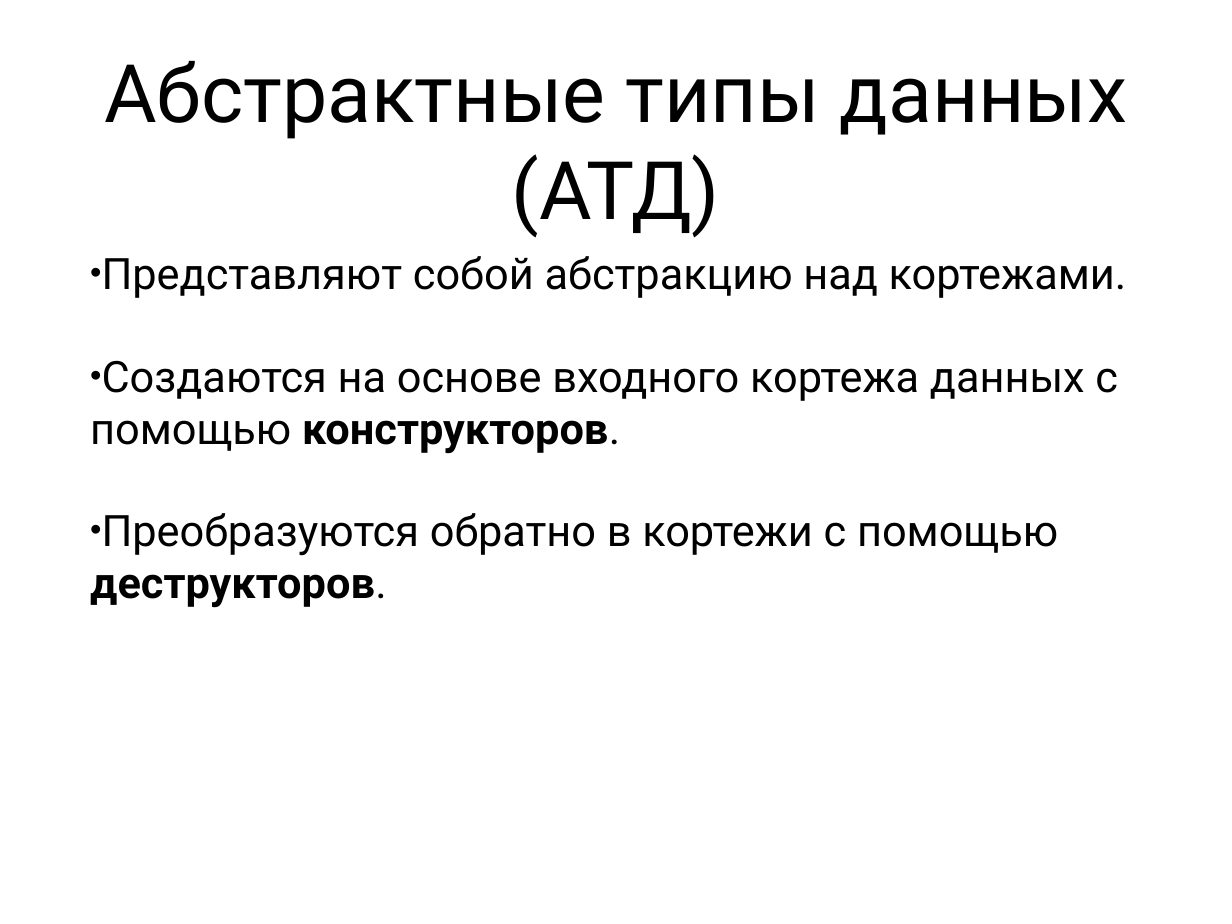
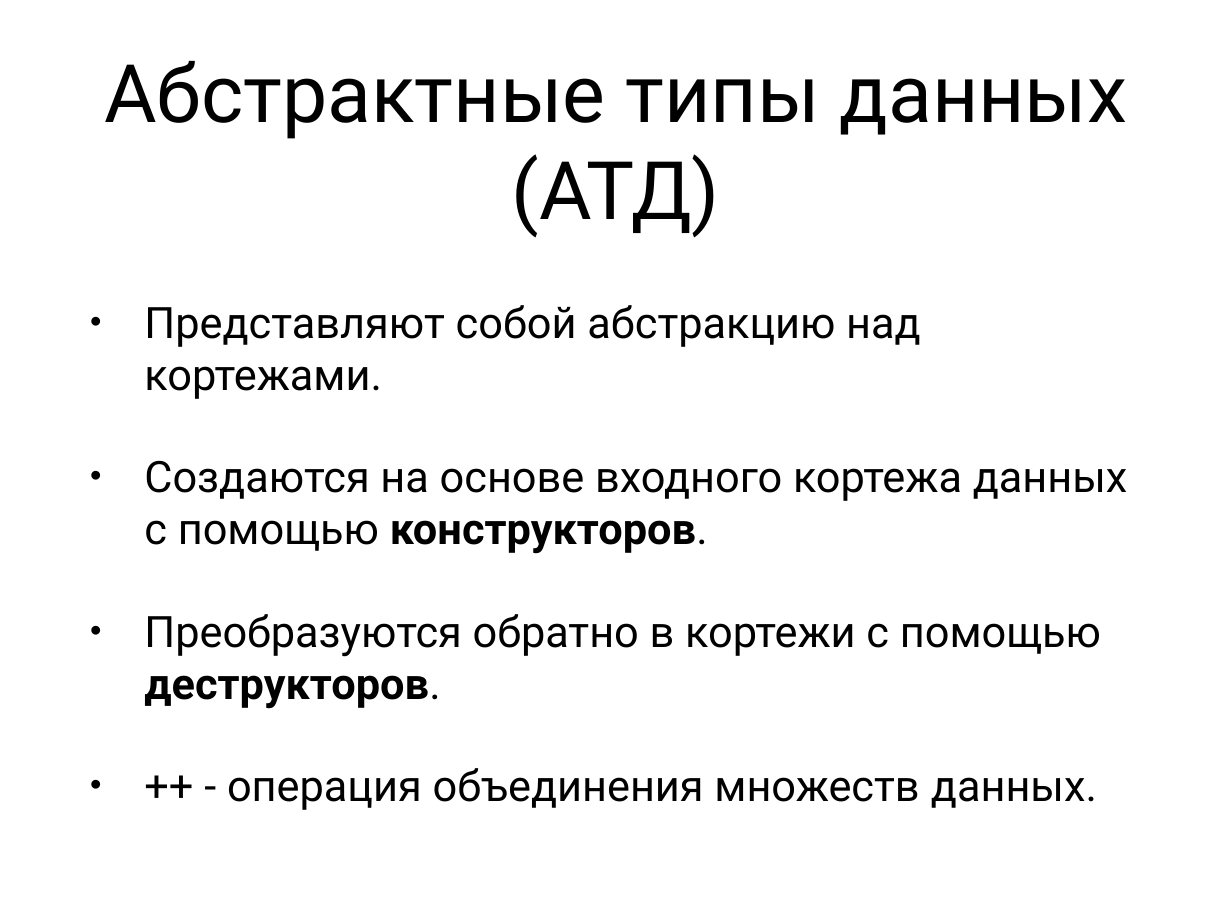
Before and after one commit to Zumisha/Parallel-Programming, a slide deck: slide 16 of Документация/fptl.ppt (slide 17 before the commit). Drawn at 1232x924 pixels with LibreOffice and Linux fonts; fonts in the diff are those of the drawing. Boxes give left, top, right and bottom in pixels: in the first picture for what was removed or moved away, otherwise in the second. Text is boxed around its words. In the diff, an @@ line names an element or a change of style, - is before the commit and + after.

```diff
--- a/Документация/fptl.ppt
+++ b/Документация/fptl.ppt
@@ text "Представляют собой абстракцию над кортежами.": place and size @@
-text "Представляют собой абстракцию над кортежами." at bbox=[90, 256, 1127, 608]
+text "Представляют собой абстракцию над кортежами." at bbox=[144, 305, 1128, 810]
@@ text at bbox=[144, 305, 1128, 709]: indent changed @@
@@ text at bbox=[227, 768, 1097, 810]: paragraph added @@
+• ++ - операция объединения множеств данных.
```
Also in this commit, not shown: 26 other slides changed, 1 slide removed, 1 other file.
